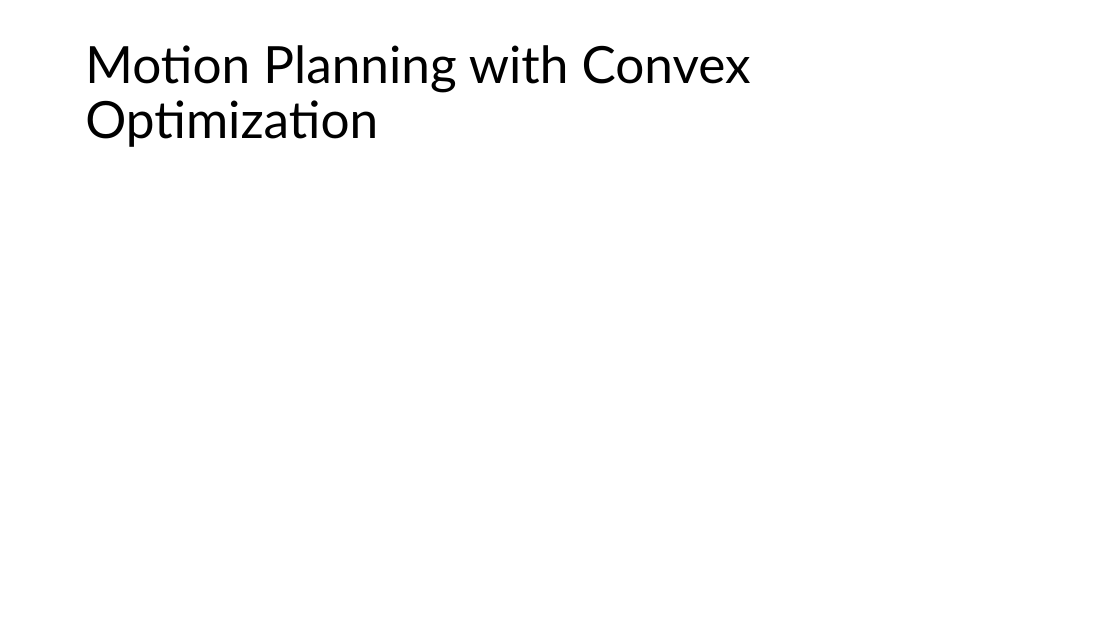
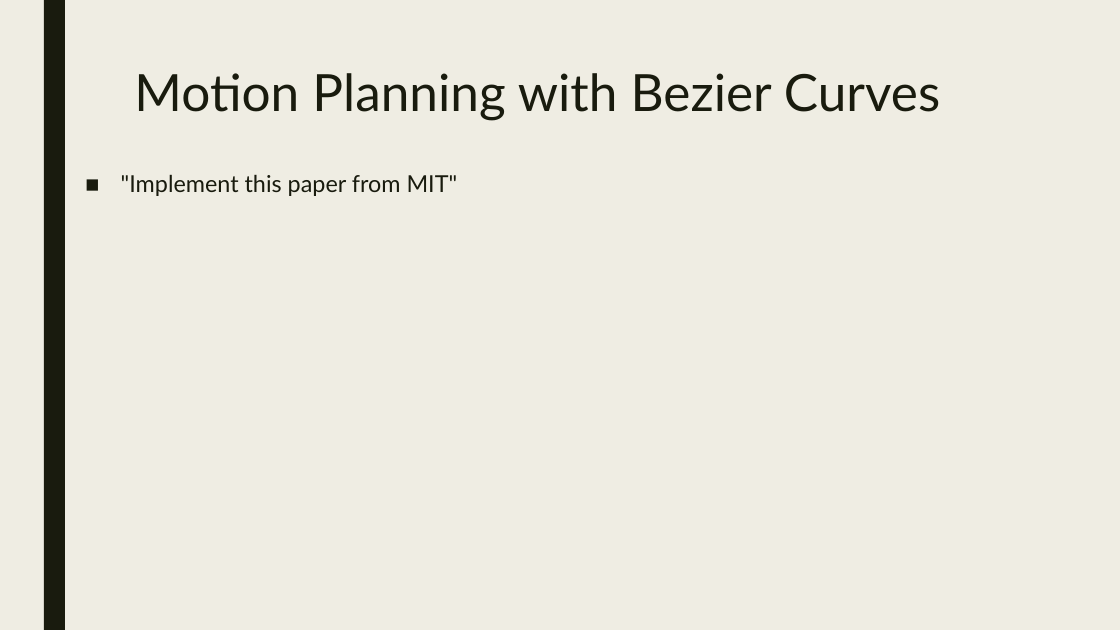
Before and after one commit to akshaygulabrao/research, a slide deck: slide 6 of Arete.pptx (slide 4 before the commit). Drawn at 1120x630 pixels with LibreOffice and Linux fonts; fonts in the diff are those of the drawing. Boxes give left, top, right and bottom in pixels: in the first picture for what was removed or moved away, otherwise in the second. Text is boxed around its words. In the diff, an @@ line names an element or a change of style, - is before the commit and + after.

```diff
--- a/Arete.pptx
+++ b/Arete.pptx
@@ background #FFFFFF to #EFEDE3 @@
@@ rectangle added at box(44, 0, 65, 630), fill #191B0E @@
@@ title "Motion Planning with Bezier Curves" at box(134, 73, 940, 120): vertical alignment middle to top @@
@@ title at box(134, 73, 940, 120): text changed; text colour #000000 to #191B0E @@
-Motion Planning with Convex Optimization
+Motion Planning with Bezier Curves
@@ text added at box(121, 174, 458, 196), 20 pt, text #191B0E @@
+■ "Implement this paper from MIT"
```
Also in this commit, not shown: 5 other slides changed, 12 slides added, 4 slides removed, 2 other files.
